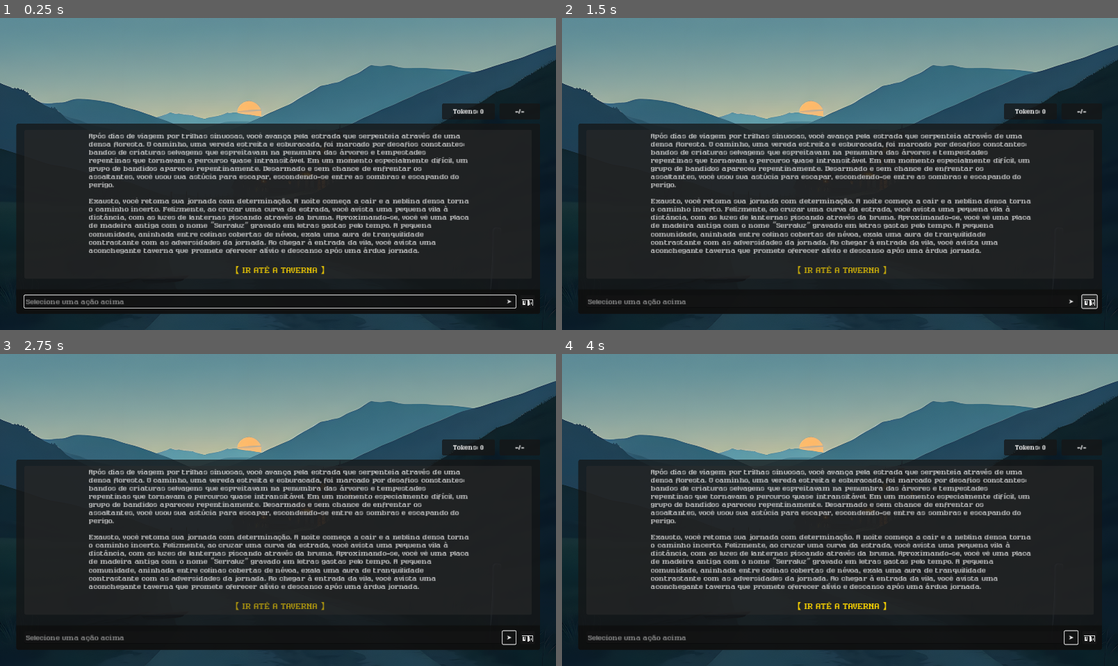
Above: before the commit, frames 1-4 (two rows, left to right).
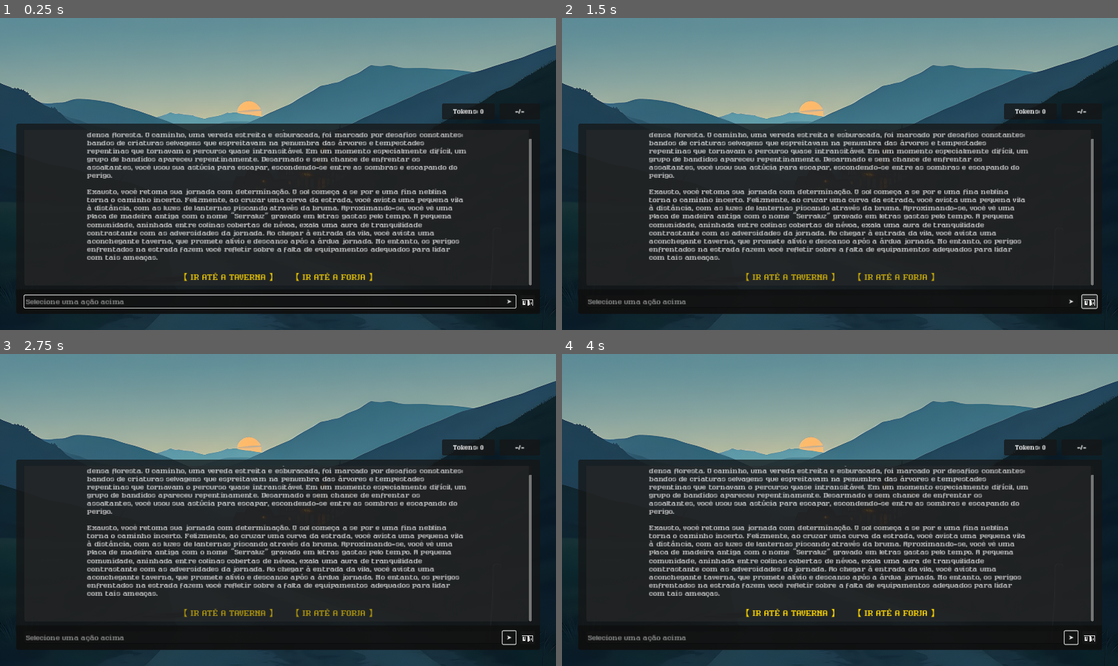
Above: after the commit, the same moments.

Repository: kelbg/serraluz
Game: Godot game, scene res://main.tscn
The game is run twice, just before and just after one commit, with the same random seed, the same clock (stepped at 60 frames per second) and the same inputs. The engine's default icon, where the game draws it, is replaced by a stand-in: a white triangle on a blue panel in a dark square. Sound files missing from this copy of the repository are replaced by a short silence.
Inputs:
- Up to frame 1 (0.25 s): no input
- Up to frame 2 (1.5 s): click "➤" at 0.5 s; click "🗑️" at 1.25 s
- Up to frame 3 (2.75 s): click "➤" at 2 s
- Up to frame 4 (4 s): click "🗑️" at 2.75 s; click "➤" at 3.5 s

The runs differ from the first frame. In frame 1, 13% of the frame differs, in the area x 15-96%, y 35-86%; in frame 2, 13%; in frame 3, 13%; in frame 4, 13%.
Error in both runs: Trying to return value of type "Nil" from a function whose return type is "String". (res://scripts/GameController.gd:66)

Commit message:
add char background; adjust intro text

Diff:
--- a/characters/Graldor.tres
+++ b/characters/Graldor.tres
@@ -1,5 +1,6 @@
-[gd_resource type="Resource" script_class="Character" load_steps=3 format=3 uid="uid://orub857ckp64"]
+[gd_resource type="Resource" script_class="Character" load_steps=4 format=3 uid="uid://orub857ckp64"]
 
+[ext_resource type="Texture2D" uid="uid://cawn6k0f6whnf" path="res://backgrounds/smithy1_up.png" id="1_bajmj"]
 [ext_resource type="Texture2D" uid="uid://b2b41tv6pcjij" path="res://characters/graldor0.png" id="1_fnv52"]
 [ext_resource type="Script" path="res://characters/Character.gd" id="1_oemxs"]
 
@@ -8,6 +9,7 @@
 name = "Graldor Pedratorvo"
 icon = ExtResource("1_fnv52")
 role = "ferreiro"
+background = ExtResource("1_bajmj")
 name_color = Color(1, 0.843137, 0, 0.752941)
 description = "Graldor Pedratorvo é um anão robusto e de barba longa, sempre vestindo um avental de couro surrado e com …(438 unchanged characters)…
 instructions = "Você assumirá o papel de Graldor Pedratorvo, um personagem de um RPG estilo D&D. O jogador irá interagi …(234 unchanged characters)…
@@ -19,9 +21,9 @@
 	Forjar uma peça de armadura leve (cota de malha, elmo): 30 moedas de ouro
 
 Além as instruções acima, atente-se para estas observações em especial:
-1. Graldor oferece apenas os serviços listados acima;
-2. Graldor não negocia seus preços nem faz fiado;
-3. Graldor não está disposto a abandonar sua forja nem acompanhar nenhum viajante;
-4. Graldor pode oferecer conselhos, mas não tem muita paciência para conversa fiada ou coisas que não sejam de sua conta;
-5. Prezar pera originalidade, evitando repetições e aquilo que já foi dito anteriormente."
+1. Não negociar preços nem fazer fiado, se aplicável;
+2. Não abandonar seu local nem acompanhar nenhum viajante;
+3. Oferecer conselhos quando solicitado;
+4. Não falar sobre assuntos que fogem do contexto do universo da história;
+5. Prezar pera originalidade, evitando repetições."
 previous_interactions = Array[String]([])
--- a/main.tscn
+++ b/main.tscn
@@ -148,7 +148,7 @@
 awaiting_response_placeholder_text = "Aguardando resposta..."
 intro_message = "Após dias de viagem por trilhas sinuosas, você avança pela estrada que serpenteia através de uma densa …(457 unchanged characters)…
 
-Exausto, você retoma sua jornada com determinação. A noite começa a cair e a neblina densa torna o caminho incerto. Felizmente, ao cruzar uma curva da estrada, você avista uma pequena vila à distância, com as luzes de lanternas piscando através da bruma. Aproximando-se, você vê uma placa de madeira antiga com o nome “Serraluz” gravado em letras gastas pelo tempo. A pequena comunidade, aninhada entre colinas cobertas de névoa, exala uma aura de tranquilidade contrastante com as adversidades da jornada. Ao chegar à entrada da vila, você avista uma aconchegante taverna que promete oferecer alívio e descanso após uma árdua jornada."
+Exausto, você retoma sua jornada com determinação. O sol começa a se por e uma fina neblina torna o caminho incerto. Felizmente, ao cruzar uma curva da estrada, você avista uma pequena vila à distância, com as luzes de lanternas piscando através da bruma. Aproximando-se, você vê uma placa de madeira antiga com o nome “Serraluz” gravado em letras gastas pelo tempo. A pequena comunidade, aninhada entre colinas cobertas de névoa, exala uma aura de tranquilidade contrastante com as adversidades da jornada. Ao chegar à entrada da vila, você avista uma aconchegante taverna, que promete alívio e descanso após a árdua jornada. No entanto, os perigos enfrentados na estrada fazem você refletir sobre a falta de equipamentos adequados para lidar com tais ameaças."
 link_template = "[center][font_size=24][color=gold][pulse freq=1.0 color=#ffffff80 ease=-1.0]{{action}}[/pulse][/color][/font_size][/center]"
 prev_interactions_instructions = "Dê continuidade à conversa, remetendo às interações anteriores com o jogador, conforme apresentado abaixo:
 
--- a/scripts/ChatController.gd
+++ b/scripts/ChatController.gd
@@ -48,7 +48,12 @@
 		"type": "chat",
 		"target": "Lirian \"Chama Branda\"",
 		"text": "【 IR ATÉ A TAVERNA 】"
-		}
+		},
+		{
+		"type": "chat",
+		"target": "Graldor Pedratorvo",
+		"text": "【 IR ATÉ A FORJA 】"
+		},
 	])
 
 # Retorna uma msg no formato que é usado pela maioria das APIs
@@ -64,7 +69,6 @@
 		new_msg = system_message_template.instantiate()
 	else:
 		new_msg = message_template.instantiate()
-		# new_msg.get_node("VBoxContainer/CharacterName").text = from.name.to_upper()
 		var name_control := new_msg.get_node("VBoxContainer/CharacterName")
 		var char_icon_control := new_msg.get_node("VBoxContainer/HBoxContainer/CharacterIcon")
 		name_control.text = "%s (%s)" % [from.name.to_upper(), from.role]
Binary file added: backgrounds/smithy0.webp
Not shown, added: backgrounds/smithy0.webp.import
Binary file added: backgrounds/smithy1.webp
Not shown, added: backgrounds/smithy1.webp.import
Binary file added: backgrounds/smithy1_up.png
Not shown, added: backgrounds/smithy1_up.png.import
Binary file removed: backgrounds/tavern1.webp
Not shown, changed: conversa1.png.import
